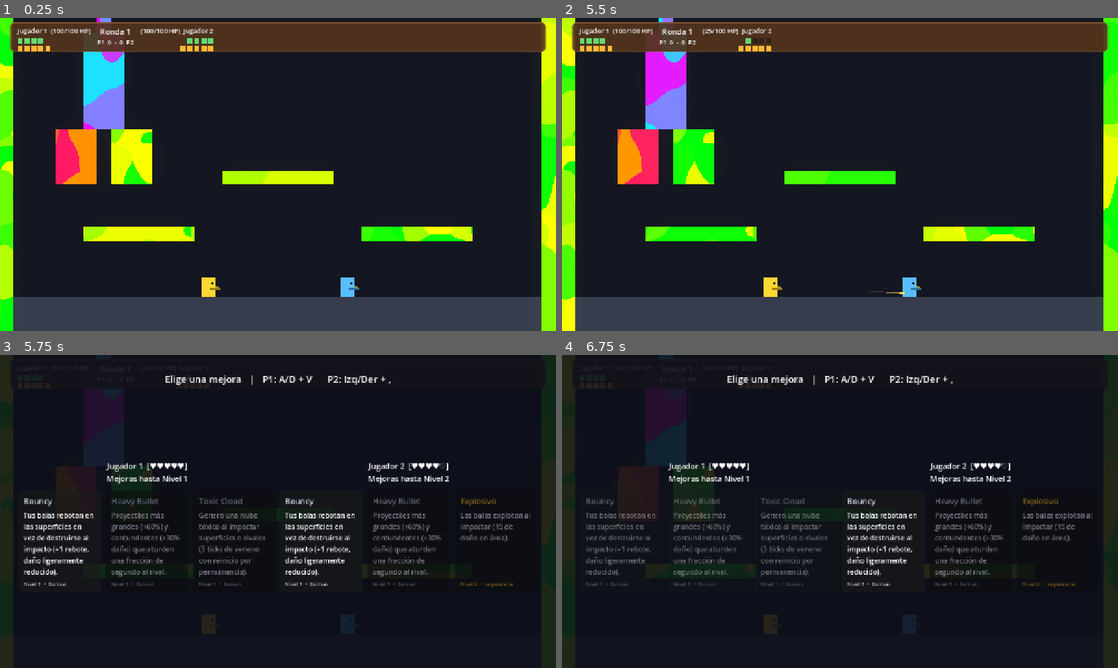
Above: before the commit, frames 1-4 (two rows, left to right).
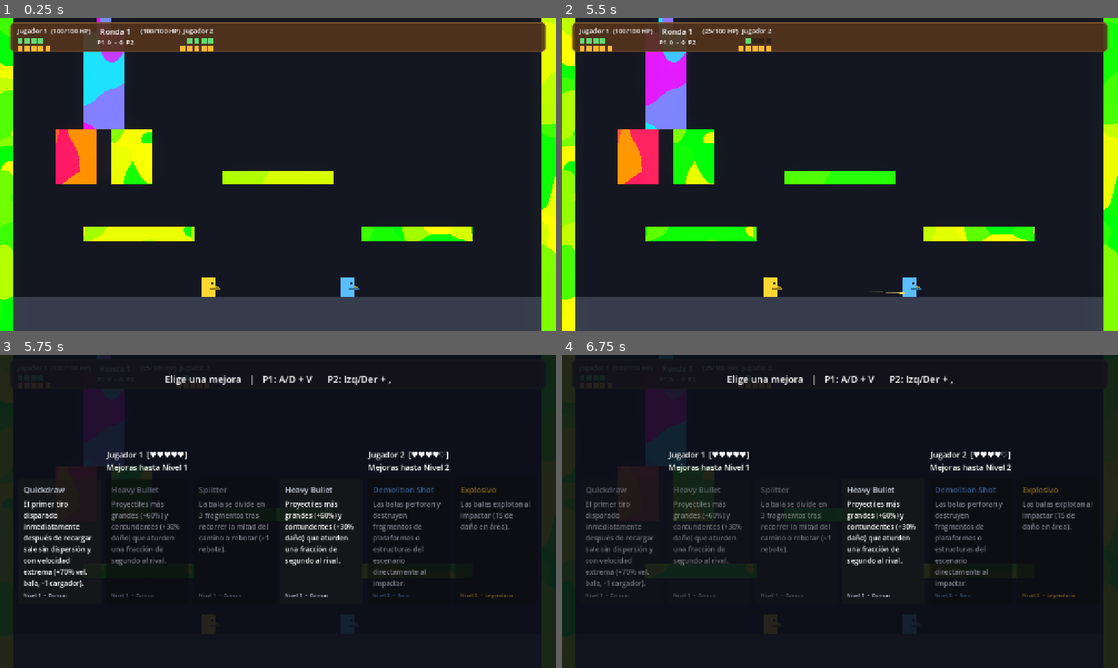
Above: after the commit, the same moments.

Repository: AdriR1ze/ONIET_Rounds
Game: Godot game, scene res://levels/test_level.tscn
Two runs of this game, one before a commit and one after it. Both use one fixed random seed, a clock stepped at 60 frames per second and the inputs below. This scene is started directly instead of the project's main scene.
Inputs (mouse positions are in pixels of both pictures, inside the frame that each line leads up to):
- Up to frame 1 (0.25 s): no input
- Up to frame 2 (5.5 s): tap Enter at 0.5 s; move the mouse to (962, 158) at 0.52 s; tap V (p1_fire) every 1.5 s from 0.6 to 5.1 s; click (962, 158) at 0.67 s; drag from (728, 190) to (773, 287) at 1.27 s; move the mouse to (895, 105) at 2.02 s; click (895, 105) at 2.17 s; drag from (812, 237) to (673, 127) at 2.77 s; move the mouse to (1006, 221) at 3.52 s; click (1006, 221) at 3.67 s; drag from (673, 127) to (756, 96) at 4.27 s; move the mouse to (867, 174) at 5.02 s; click (867, 174) at 5.17 s
- Up to frame 3 (5.75 s): no input
- Up to frame 4 (6.75 s): drag from (756, 433) to (773, 624) at 5.77 s; tap R (restart) at 6.5 s; move the mouse to (962, 495) at 6.52 s; tap V (p1_fire) at 6.6 s; click (962, 495) at 6.67 s

Frames 1-2 are identical in both runs. In frame 3, 7.1% of the frame differs, in the area x 4-96%, y 30-78%; in frame 4, 6.5%.

Commit message:
feat(upgrades): agregar Vampiric Leech, Glass Cannon, Quickdraw, Russian Roulette y Glitch

Diff:
--- a/rounds/audio/audio_manager.gd
+++ b/rounds/audio/audio_manager.gd
@@ -38,6 +38,8 @@
 	if stream == null:
 		return
 	var voz := _siguiente_voz()
+	if voz == null:
+		return
 	voz.stream = stream
 	voz.pitch_scale = 1.0 if variacion_tono <= 0.0 else 1.0 + randf_range(-variacion_tono, variacion_tono)
 	voz.play()
@@ -88,6 +90,8 @@
 
 
 func _siguiente_voz() -> AudioStreamPlayer:
+	if _voces.is_empty():
+		return null
 	for i in _voces.size():
 		var voz := _voces[(_indice_voz + i) % _voces.size()]
 		if not voz.playing:
--- a/rounds/player/components/weapon_component.gd
+++ b/rounds/player/components/weapon_component.gd
@@ -21,6 +21,8 @@
 var is_reloading: bool = false
 var reload_time: float = 1.2
 var _reload_timer: float = 0.0
+var _quickdraw_ready: bool = false
+var _roulette_bullet: int = -1
 
 
 func _ready() -> void:
@@ -35,6 +37,7 @@
 	reload_time = _stat(&"reload_time", 1.2)
 	current_ammo = max_ammo
 	is_reloading = false
+	_on_reload_finished()
 	ammo_changed.emit(current_ammo, max_ammo)
 	_cooldown = 0.35
 
@@ -50,6 +53,7 @@
 		if _reload_timer <= 0.0:
 			is_reloading = false
 			current_ammo = max_ammo
+			_on_reload_finished()
 			ammo_changed.emit(current_ammo, max_ammo)
 			reload_completed.emit()
 
@@ -92,11 +96,24 @@
 	var gravedad: float = _stat(&"bullet_gravity", 720.0)
 	var rozamiento: float = _stat(&"bullet_drag", 0.2)
 
+	var is_quick := false
+	if _quickdraw_ready:
+		is_quick = true
+		_quickdraw_ready = false
+		dispersion = 0.0
+		velocidad *= 1.70
+
+	var is_roulette := false
+	if current_ammo == _roulette_bullet:
+		is_roulette = true
+		_roulette_bullet = -1
+		dano = int(round(dano * 4.0))
+
 	var base_angle := aim_direction.angle()
 	var centro := (cantidad - 1) / 2.0
 
 	if _has_laser_sight():
-		_fire_laser(dano, empuje)
+		_fire_laser(dano, empuje, is_roulette)
 	else:
 		var rebotes := _stat_entero(&"bounces", 0)
 		var penetracion_pared := _stat_entero(&"wall_pierce", 0)
@@ -116,6 +133,11 @@
 			bala.drag = rozamiento
 			bala.bounces = rebotes
 			bala.wall_pierce = penetracion_pared
+			if is_quick:
+				bala.modulate = Color(1.3, 1.2, 0.4, 1.0)
+			if is_roulette:
+				escala_bala *= 1.3
+				bala.modulate = Color(1.8, 0.2, 0.2, 1.0)
 			if escala_bala != 1.0:
 				bala.scale = Vector2(escala_bala, escala_bala)
 			bala.effects = _effects
@@ -134,6 +156,8 @@
 		start_reload()
 
 	_cooldown = 1.0 / maxf(_stat(&"fire_rate", 5.0), 0.1)
+	if is_roulette:
+		AudioManager.reproducir("golpe", 0.08)
 	AudioManager.reproducir("disparo", 0.06)
 	fired.emit()
 	return true
@@ -156,9 +180,29 @@
 	return false
 
 
-func _fire_laser(dano: int, empuje: float) -> void:
+func _has_glitch() -> bool:
+	for ef in _effects:
+		if ef.get("is_glitch") == true:
+			return true
+	return false
+
+
+func _fire_laser(dano: int, empuje: float, is_roulette: bool = false) -> void:
+	if _player != null:
+		_player.set_meta("last_laser_damage", dano)
+	var color := Color(1.0, 0.2, 0.2, 0.98) if is_roulette else Color(0.25, 0.9, 1.0, 0.95)
+	var width := 6.0 if is_roulette else 4.0
+	_fire_single_laser(aim_direction, dano, empuje, color, width)
+
+	if _has_glitch() and randf() < 0.50:
+		var clone_dmg := maxi(int(round(dano * 0.50)), 1)
+		_fire_single_laser(aim_direction.rotated(deg_to_rad(-16.0)), clone_dmg, empuje * 0.5, Color(0.2, 1.8, 1.8, 0.95), 3.0)
+		_fire_single_laser(aim_direction.rotated(deg_to_rad(16.0)), clone_dmg, empuje * 0.5, Color(1.8, 0.2, 1.6, 0.95), 3.0)
+
+
+func _fire_single_laser(dir: Vector2, dano: int, empuje: float, color: Color, width: float) -> void:
 	var from_pos := muzzle.global_position
-	var to_pos := from_pos + aim_direction * 1400.0
+	var to_pos := from_pos + dir * 1400.0
 
 	var space := get_world_2d().direct_space_state
 	var query := PhysicsRayQueryParameters2D.create(from_pos, to_pos)
@@ -178,7 +222,7 @@
 				collider.take_hit(dano, _player)
 			var target_player: Node = collider.get_parent()
 			if target_player != null and target_player.has_method("apply_knockback") and empuje > 0.0:
-				target_player.apply_knockback(aim_direction, empuje)
+				target_player.apply_knockback(dir, empuje)
 			for ef in _effects:
 				if collider is Area2D and ef.has_method("on_hit"):
 					ef.on_hit(null, collider, _player)
@@ -186,12 +230,36 @@
 					ef.on_body_hit(null, collider, _player)
 
 	var line := Line2D.new()
-	line.width = 4.0
-	line.default_color = Color(0.25, 0.9, 1.0, 0.95)
+	line.width = width
+	line.default_color = color
 	line.add_point(from_pos)
 	line.add_point(hit_pos)
 	get_tree().current_scene.add_child(line)
 
 	var tween := line.create_tween()
-	tween.tween_property(line, "modulate:a", 0.0, 0.14)
+	tween.tween_property(line, "modulate:a", 0.0, 0.16)
 	tween.tween_callback(line.queue_free)
+
+
+func _on_reload_finished() -> void:
+	if _has_quickdraw():
+		_quickdraw_ready = true
+	if _has_russian_roulette():
+		if randf() < 0.50 and max_ammo > 0:
+			_roulette_bullet = randi_range(1, max_ammo)
+		else:
+			_roulette_bullet = -1
+
+
+func _has_quickdraw() -> bool:
+	for ef in _effects:
+		if ef.get("is_quickdraw") == true:
+			return true
+	return false
+
+
+func _has_russian_roulette() -> bool:
+	for ef in _effects:
+		if ef.get("is_russian_roulette") == true:
+			return true
+	return false
--- a/rounds/tools/generar_upgrades.gd
+++ b/rounds/tools/generar_upgrades.gd
@@ -11,7 +11,10 @@
 const RicochetMasterEffect = preload("res://upgrades/effects/ricochet_master_effect.gd")
 const MinefieldEffect = preload("res://upgrades/effects/minefield_effect.gd")
 const ExplosiveEffect = preload("res://upgrades/effects/explosive_effect.gd")
-const LifestealEffect = preload("res://upgrades/effects/lifesteal_effect.gd")
+const VampiricLeechEffect = preload("res://upgrades/effects/vampiric_leech_effect.gd")
+const QuickdrawEffect = preload("res://upgrades/effects/quickdraw_effect.gd")
+const RussianRouletteEffect = preload("res://upgrades/effects/russian_roulette_effect.gd")
+const GlitchEffect = preload("res://upgrades/effects/glitch_effect.gd")
 
 
 func _initialize() -> void:
@@ -141,8 +144,37 @@
 		"Las balas explotan al impactar (15 de daño en área).",
 		UpgradeDefinition.Rareza.LEGENDARIA, 1.0, 1, [], [explosivo])
 
-	var vampirico := LifestealEffect.new()
-	vampirico.amount = 1
-	_crear(&"vampirico", "Vampírico", 3,
-		"Recuperas 1 de vida al golpear a un enemigo o jugador.",
-		UpgradeDefinition.Rareza.EPICA, 1.0, 2, [], [vampirico])
+	# 11. Vampiric Leech: Nivel 3 (Rara)
+	_crear(&"vampiric_leech", "Vampiric Leech", 3,
+		"Una porción del daño que le causás al rival se convierte inmediatamente en salud para vos. Salud máxima ligeramente reducida.",
+		UpgradeDefinition.Rareza.RARA, 1.0, 1,
+		[_mod(&"max_health", StatModifier.Op.MULT, 0.85)],
+		[VampiricLeechEffect.new()])
+
+	# 12. Glass Cannon: Nivel 4 (Épica)
+	_crear(&"glass_cannon", "Glass Cannon", 4,
+		"Incrementa de forma masiva el daño infligido (+150%) pero reduce casi por completo tu salud máxima (-80%).",
+		UpgradeDefinition.Rareza.EPICA, 1.0, 1,
+		[_mod(&"damage", StatModifier.Op.MULT, 2.50), _mod(&"max_health", StatModifier.Op.MULT, 0.20)],
+		[])
+
+	# 13. Quickdraw: Nivel 1 (Común)
+	_crear(&"quickdraw", "Quickdraw", 1,
+		"El primer tiro disparado inmediatamente después de recargar sale sin dispersión y con velocidad extrema (+70% vel. bala, -1 cargador).",
+		UpgradeDefinition.Rareza.COMUN, 1.0, 1,
+		[_mod(&"max_ammo", StatModifier.Op.ADD, -1.0)],
+		[QuickdrawEffect.new()])
+
+	# 14. Russian Roulette: Nivel 4 (Épica)
+	_crear(&"russian_roulette", "Russian Roulette", 4,
+		"Al recargar, hay 50% de probabilidad de que una bala aleatoria del cargador inflija daño crítico devastador (+300%). Daño base ligeramente reducido.",
+		UpgradeDefinition.Rareza.EPICA, 1.0, 1,
+		[_mod(&"damage", StatModifier.Op.MULT, 0.88)],
+		[RussianRouletteEffect.new()])
+
+	# 15. Glitch: Nivel 4 (Épica)
+	_crear(&"glitch", "Glitch", 4,
+		"Las balas tienen probabilidad de 'glitchearse' en el aire, duplicándose erráticamente y cambiando de trayectoria de golpe. Dispersión del arma aumentada.",
+		UpgradeDefinition.Rareza.EPICA, 1.0, 1,
+		[_mod(&"spread", StatModifier.Op.ADD, 18.0)],
+		[GlitchEffect.new()])
--- /dev/null
+++ b/rounds/upgrades/definitions/glass_cannon.tres
@@ -0,0 +1,26 @@
+[gd_resource type="Resource" script_class="UpgradeDefinition" format=3]
+
+[ext_resource type="Script" path="res://upgrades/upgrade_effect.gd" id="1_6bv2b"]
+[ext_resource type="Script" path="res://upgrades/upgrade_definition.gd" id="2_3iwdw"]
+[ext_resource type="Script" path="res://stats/stat_modifier.gd" id="3_00opo"]
+
+[sub_resource type="Resource" id="Resource_bjfso"]
+script = ExtResource("3_00opo")
+stat = &"damage"
+op = 1
+value = 2.5
+
+[sub_resource type="Resource" id="Resource_0g7kf"]
+script = ExtResource("3_00opo")
+stat = &"max_health"
+op = 1
+value = 0.2
+
+[resource]
+script = ExtResource("2_3iwdw")
+id = &"glass_cannon"
+titulo = "Glass Cannon"
+nivel = 4
+descripcion = "Incrementa de forma masiva el daño infligido (+150%) pero reduce casi por completo tu salud máxima (-80%)."
+rareza = 2
+stats = Array[ExtResource("3_00opo")]([SubResource("Resource_bjfso"), SubResource("Resource_0g7kf")])
--- /dev/null
+++ b/rounds/upgrades/definitions/glitch.tres
@@ -0,0 +1,24 @@
+[gd_resource type="Resource" script_class="UpgradeDefinition" format=3]
+
+[ext_resource type="Script" path="res://upgrades/upgrade_effect.gd" id="1_ddjhk"]
+[ext_resource type="Script" path="res://upgrades/effects/glitch_effect.gd" id="2_7wk5i"]
+[ext_resource type="Script" path="res://upgrades/upgrade_definition.gd" id="3_t7cp0"]
+[ext_resource type="Script" path="res://stats/stat_modifier.gd" id="4_01l3d"]
+
+[sub_resource type="Resource" id="Resource_250xh"]
+script = ExtResource("2_7wk5i")
+
+[sub_resource type="Resource" id="Resource_wbugr"]
+script = ExtResource("4_01l3d")
+stat = &"spread"
+value = 18.0
+
+[resource]
+script = ExtResource("3_t7cp0")
+id = &"glitch"
+titulo = "Glitch"
+nivel = 4
+descripcion = "Las balas tienen probabilidad de 'glitchearse' en el aire, duplicándose erráticamente y cambiando de trayectoria de golpe. Dispersión del arma aumentada."
+rareza = 2
+stats = Array[ExtResource("4_01l3d")]([SubResource("Resource_wbugr")])
+efectos = Array[ExtResource("1_ddjhk")]([SubResource("Resource_250xh")])
--- /dev/null
+++ b/rounds/upgrades/definitions/quickdraw.tres
@@ -0,0 +1,22 @@
+[gd_resource type="Resource" script_class="UpgradeDefinition" format=3]
+
+[ext_resource type="Script" path="res://upgrades/upgrade_effect.gd" id="1_5ylqt"]
+[ext_resource type="Script" path="res://upgrades/effects/quickdraw_effect.gd" id="2_whqrb"]
+[ext_resource type="Script" path="res://upgrades/upgrade_definition.gd" id="3_j1f1c"]
+[ext_resource type="Script" path="res://stats/stat_modifier.gd" id="4_bcw7e"]
+
+[sub_resource type="Resource" id="Resource_kg6qe"]
+script = ExtResource("2_whqrb")
+
+[sub_resource type="Resource" id="Resource_ry6wn"]
+script = ExtResource("4_bcw7e")
+stat = &"max_ammo"
+value = -1.0
+
+[resource]
+script = ExtResource("3_j1f1c")
+id = &"quickdraw"
+titulo = "Quickdraw"
+descripcion = "El primer tiro disparado inmediatamente después de recargar sale sin dispersión y con velocidad extrema (+70% vel. bala, -1 cargador)."
+stats = Array[ExtResource("4_bcw7e")]([SubResource("Resource_ry6wn")])
+efectos = Array[ExtResource("1_5ylqt")]([SubResource("Resource_kg6qe")])
--- /dev/null
+++ b/rounds/upgrades/definitions/russian_roulette.tres
@@ -0,0 +1,25 @@
+[gd_resource type="Resource" script_class="UpgradeDefinition" format=3]
+
+[ext_resource type="Script" path="res://upgrades/upgrade_effect.gd" id="1_867yx"]
+[ext_resource type="Script" path="res://upgrades/effects/russian_roulette_effect.gd" id="2_ly2hj"]
+[ext_resource type="Script" path="res://upgrades/upgrade_definition.gd" id="3_vj2cf"]
+[ext_resource type="Script" path="res://stats/stat_modifier.gd" id="4_gdf50"]
+
+[sub_resource type="Resource" id="Resource_hyfre"]
+script = ExtResource("2_ly2hj")
+
+[sub_resource type="Resource" id="Resource_kjtxw"]
+script = ExtResource("4_gdf50")
+stat = &"damage"
+op = 1
+value = 0.88
+
+[resource]
+script = ExtResource("3_vj2cf")
+id = &"russian_roulette"
+titulo = "Russian Roulette"
+nivel = 4
+descripcion = "Al recargar, hay 50% de probabilidad de que una bala aleatoria del cargador inflija daño crítico devastador (+300%). Daño base ligeramente reducido."
+rareza = 2
+stats = Array[ExtResource("4_gdf50")]([SubResource("Resource_kjtxw")])
+efectos = Array[ExtResource("1_867yx")]([SubResource("Resource_hyfre")])
--- /dev/null
+++ b/rounds/upgrades/definitions/vampiric_leech.tres
@@ -0,0 +1,25 @@
+[gd_resource type="Resource" script_class="UpgradeDefinition" format=3]
+
+[ext_resource type="Script" path="res://upgrades/upgrade_effect.gd" id="1_71n8e"]
+[ext_resource type="Script" path="res://upgrades/effects/vampiric_leech_effect.gd" id="2_d5sy0"]
+[ext_resource type="Script" path="res://upgrades/upgrade_definition.gd" id="3_exy1t"]
+[ext_resource type="Script" path="res://stats/stat_modifier.gd" id="4_adtk8"]
+
+[sub_resource type="Resource" id="Resource_sy671"]
+script = ExtResource("2_d5sy0")
+
+[sub_resource type="Resource" id="Resource_mnast"]
+script = ExtResource("4_adtk8")
+stat = &"max_health"
+op = 1
+value = 0.85
+
+[resource]
+script = ExtResource("3_exy1t")
+id = &"vampiric_leech"
+titulo = "Vampiric Leech"
+nivel = 3
+descripcion = "Una porción del daño que le causás al rival se convierte inmediatamente en salud para vos. Salud máxima ligeramente reducida."
+rareza = 1
+stats = Array[ExtResource("4_adtk8")]([SubResource("Resource_mnast")])
+efectos = Array[ExtResource("1_71n8e")]([SubResource("Resource_sy671")])
--- a/rounds/upgrades/definitions/vampirico.tres
+++ /dev/null
@@ -1,20 +0,0 @@
-[gd_resource type="Resource" script_class="UpgradeDefinition" format=3]
-
-[ext_resource type="Script" path="res://upgrades/upgrade_effect.gd" id="1_67yyu"]
-[ext_resource type="Script" path="res://upgrades/effects/lifesteal_effect.gd" id="2_e2hnr"]
-[ext_resource type="Script" path="res://upgrades/upgrade_definition.gd" id="3_8dty8"]
-[ext_resource type="Script" path="res://stats/stat_modifier.gd" id="4_0l0bq"]
-
-[sub_resource type="Resource" id="Resource_5yygg"]
-script = ExtResource("2_e2hnr")
-amount = 1
-
-[resource]
-script = ExtResource("3_8dty8")
-id = &"vampirico"
-titulo = "Vampírico"
-nivel = 3
-descripcion = "Recuperas 1 de vida al golpear a un enemigo o jugador."
-rareza = 2
-max_stacks = 2
-efectos = Array[ExtResource("1_67yyu")]([SubResource("Resource_5yygg")])
--- /dev/null
+++ b/rounds/upgrades/effects/glitch_effect.gd
@@ -0,0 +1,10 @@
+class_name GlitchEffect
+extends UpgradeEffect
+
+@export var is_glitch: bool = true
+@export var glitch_chance: float = 0.50
+
+
+func on_fire(bullet: Node, _player: Node) -> void:
+	if bullet != null and randf() < glitch_chance:
+		bullet.set("is_glitch", true)
--- /dev/null
+++ b/rounds/upgrades/effects/quickdraw_effect.gd
@@ -0,0 +1,4 @@
+class_name QuickdrawEffect
+extends UpgradeEffect
+
+@export var is_quickdraw: bool = true
--- /dev/null
+++ b/rounds/upgrades/effects/russian_roulette_effect.gd
@@ -0,0 +1,4 @@
+class_name RussianRouletteEffect
+extends UpgradeEffect
+
+@export var is_russian_roulette: bool = true
--- /dev/null
+++ b/rounds/upgrades/effects/vampiric_leech_effect.gd
@@ -0,0 +1,18 @@
+class_name VampiricLeechEffect
+extends UpgradeEffect
+
+@export var leech_ratio: float = 0.30
+
+
+func on_hit(bullet: Node, _target: Node, player: Node) -> void:
+	if player != null and player.has_method("heal"):
+		var dmg: int = 25
+		if bullet != null and "damage" in bullet:
+			dmg = bullet.damage
+		elif player.has_meta("last_laser_damage"):
+			dmg = player.get_meta("last_laser_damage")
+		elif "_stats" in player and player._stats != null:
+			dmg = player._stats.get_entero(&"damage")
+
+		var heal_amount := maxi(int(round(dmg * leech_ratio)), 4)
+		player.heal(heal_amount)
--- a/rounds/weapons/bullet.gd
+++ b/rounds/weapons/bullet.gd
@@ -29,6 +29,12 @@
 var _distance_traveled: float = 0.0
 var _split_distance: float = 0.0
 
+var is_glitch: bool = false
+var has_glitched: bool = false
+var is_glitch_clone: bool = false
+var drift_angle: float = 0.0
+var _glitch_timer: float = 0.0
+
 const MAX_TRAIL_POINTS := 8
 
 
@@ -38,8 +44,13 @@
 		velocity = direction * speed
 	_initial_dir = direction
 	rotation = velocity.angle()
-	area_entered.connect(_on_area_entered)
-	body_entered.connect(_on_body_entered)
+	if not area_entered.is_connected(_on_area_entered):
+		area_entered.connect(_on_area_entered)
+	if not body_entered.is_connected(_on_body_entered):
+		body_entered.connect(_on_body_entered)
+
+	if is_glitch and not has_glitched:
+		_glitch_timer = randf_range(0.12, 0.22)
 
 	if can_split and not has_split:
 		_split_distance = 360.0  # Mitad del alcance normal de la bala (rango total ~720px)
@@ -71,6 +82,9 @@
 	if velocity.y > max_fall_speed:
 		velocity.y = max_fall_speed
 
+	if is_glitch_clone and drift_angle != 0.0:
+		velocity = velocity.rotated(drift_angle * delta)
+
 	var step := velocity * delta
 	position += step
 	_distance_traveled += step.length()
@@ -84,12 +98,70 @@
 		_trail_points.pop_front()
 	queue_redraw()
 
+	if is_glitch and not has_glitched:
+		_glitch_timer -= delta
+		if randf() < 0.40:
+			modulate = Color(0.2, 1.8, 1.8, 1.0) if randf() < 0.5 else Color(1.8, 0.2, 1.6, 1.0)
+		if _glitch_timer <= 0.0:
+			_do_glitch()
+
 	if can_split and not has_split and _split_distance > 0.0 and _distance_traveled >= _split_distance:
 		_do_split()
 
 	_time_alive += delta
 	if _time_alive >= lifetime:
 		queue_free()
+
+
+func _do_glitch() -> void:
+	if has_glitched:
+		return
+	has_glitched = true
+	is_glitch = false
+	modulate = Color.WHITE
+
+	# Cambiar trayectoria de golpe de la bala original
+	var erratic_angle: float = deg_to_rad(randf_range(-30.0, 30.0))
+	velocity = velocity.rotated(erratic_angle)
+	direction = velocity.normalized()
+	rotation = velocity.angle()
+	position += direction * 6.0
+
+	var bullet_scene: PackedScene = load("res://weapons/bullet.tscn")
+	var current_spd := velocity.length()
+	var clone_dmg := maxi(int(round(damage * 0.50)), 1)
+
+	var clone_angles := [-38.0, 38.0]
+	for ang_deg in clone_angles:
+		var clone: Node = bullet_scene.instantiate()
+		clone.global_position = global_position
+		var clone_dir: Vector2 = direction.rotated(deg_to_rad(ang_deg + randf_range(-10.0, 10.0)))
+		var clone_spd: float = current_spd * randf_range(0.9, 1.1)
+		clone.direction = clone_dir
+		clone.speed = clone_spd
+		clone.velocity = clone_dir * clone_spd
+		clone.damage = clone_dmg
+		clone.lifetime = maxf(lifetime - _time_alive, 0.8)
+		clone.bullet_gravity = bullet_gravity * 0.75
+		clone.drag = drag
+		clone.shooter = shooter
+		clone.player = player
+		clone.can_split = false
+		clone.has_split = true
+		clone.bounces = 0
+		clone.wall_pierce = wall_pierce
+		clone.is_glitch = false
+		clone.has_glitched = true
+		clone.is_glitch_clone = true
+		clone.drift_angle = randf_range(-3.2, 3.2)
+		clone.modulate = Color(0.2, 1.8, 1.8, 1.0) if ang_deg < 0 else Color(1.8, 0.2, 1.6, 1.0)
+		var target_parent := get_parent()
+		if target_parent == null and is_inside_tree():
+			target_parent = get_tree().current_scene
+		if target_parent != null:
+			target_parent.add_child(clone)
+
+	AudioManager.reproducir("disparo", 0.35)
 
 
 func _do_split() -> void:
@@ -165,12 +237,14 @@
 
 	var dueno: Node = area.get_parent()
 	_hit_targets.append(area)
-	for efecto in effects:
-		efecto.on_hit(self, area, player)
 
 	var hit_damage := damage
 	if ricochet_bonus > 0.0 and bounce_count > 0:
 		hit_damage = int(round(damage * (1.0 + ricochet_bonus * bounce_count)))
+	damage = hit_damage
+
+	for efecto in effects:
+		efecto.on_hit(self, area, player)
 
 	area.take_hit(hit_damage, player)
 	if knockback > 0.0 and dueno != null and dueno.has_method("apply_knockback"):
Not shown, added: rounds/upgrades/effects/glitch_effect.gd.uid
Not shown, added: rounds/upgrades/effects/quickdraw_effect.gd.uid
Not shown, added: rounds/upgrades/effects/russian_roulette_effect.gd.uid
Not shown, added: rounds/upgrades/effects/vampiric_leech_effect.gd.uid
